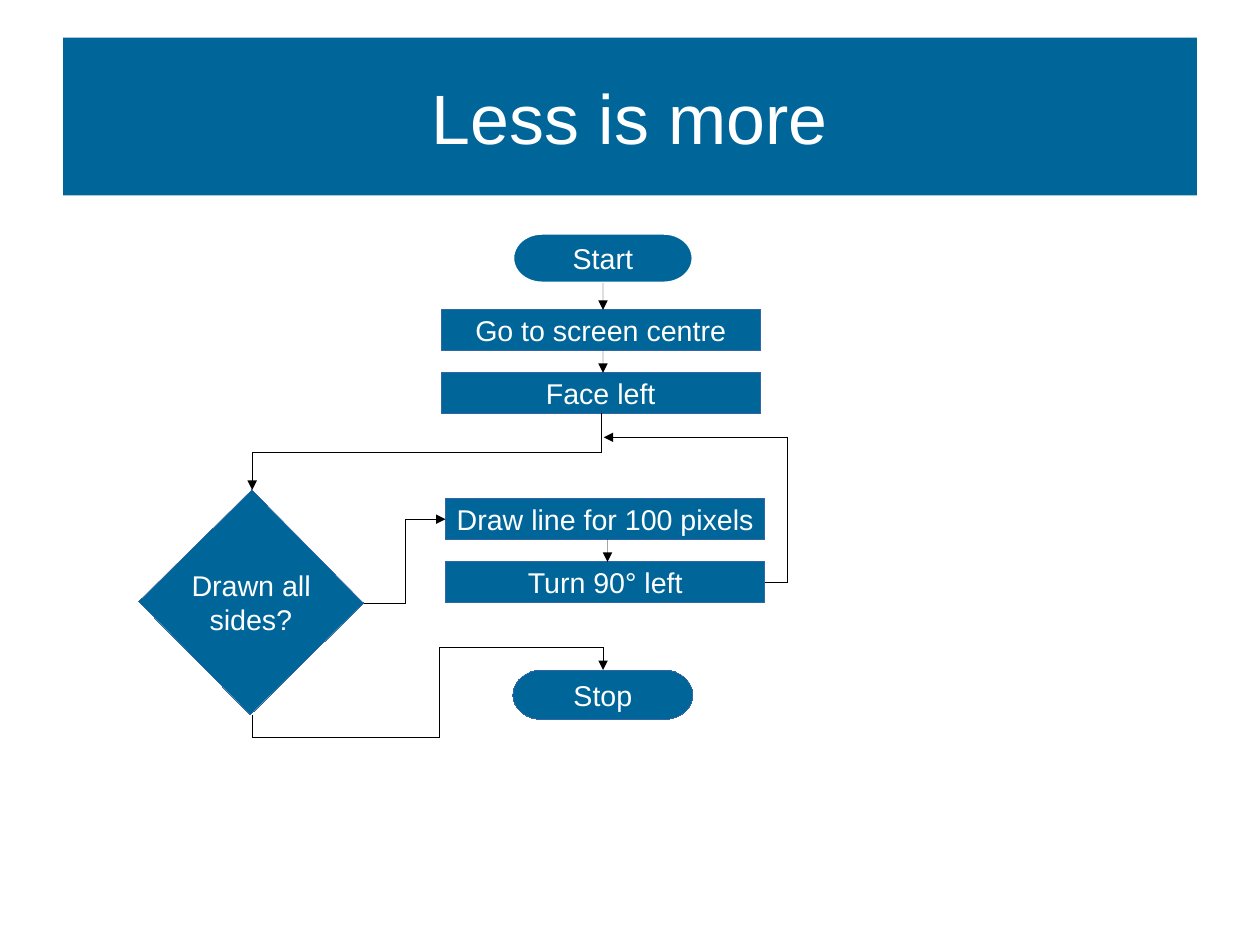
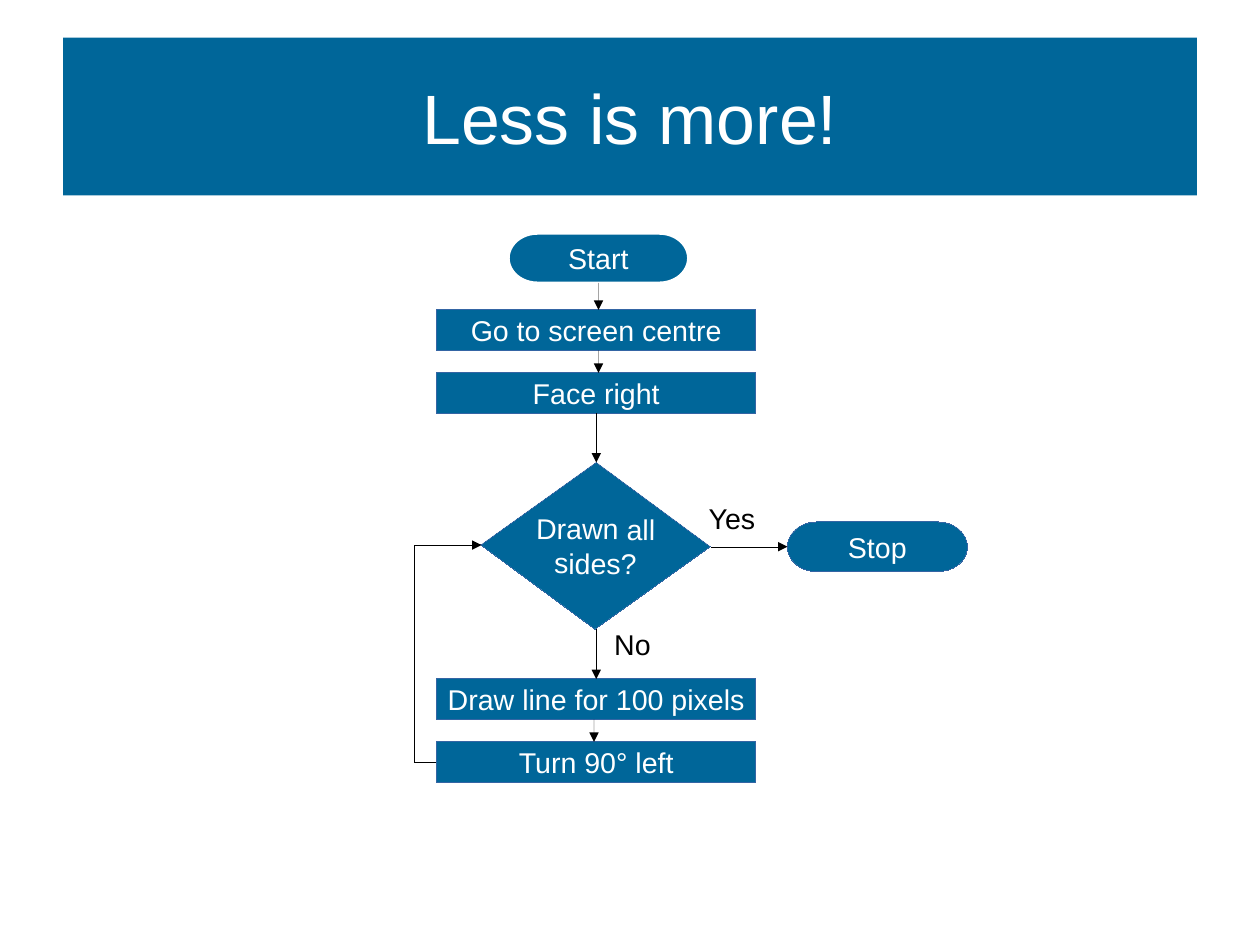
Before and after one commit to MarkGadsby/TeachingNotes, a slide deck: slide 12 of GeneralTextFiles/Markdown_BSC_Notes/Slides_HoneyCombe.odp. Drawn at 1260x945 pixels with LibreOffice and Linux fonts; fonts in the diff are those of the drawing; background and template pictures are left out. Boxes give left, top, right and bottom in pixels: in the first picture for what was removed or moved away, otherwise in the second. Text is boxed around its words. In the diff, an @@ line names an element or a change of style, - is before the commit and + after.

Commit message:
Added slides

```diff
--- a/GeneralTextFiles/Markdown_BSC_Notes/Slides_HoneyCombe.odp
+++ b/GeneralTextFiles/Markdown_BSC_Notes/Slides_HoneyCombe.odp
@@ title at [422, 93, 837, 145]: text changed @@
-Less is more
+Less is more!
@@ 2 rectangles, 2 arrows, 1 pill shape: place and size @@
-2 rectangles, 2 arrows, 1 pill shape at [441, 233, 760, 413]
+2 rectangles, 2 arrows, 1 pill shape at [437, 233, 756, 413]
@@ text in rectangle at [533, 383, 660, 410]: text changed @@
-Face left
+Face right
@@ elbow arrow removed from (601, 414) to (253, 491) @@
@@ elbow arrow added from (597, 414) to (597, 463), #000000 0 pt @@
@@ diamond "Drawn all": place and size @@
-diamond "Drawn all" at [138, 489, 364, 715]
+diamond "Drawn all" at [481, 461, 712, 630]
@@ text added at [709, 509, 756, 530], 18 pt, text #000000 @@
+Yes
@@ pill shape "Stop": place and size @@
-pill shape "Stop" at [513, 670, 693, 719]
+pill shape "Stop" at [788, 523, 967, 572]
@@ elbow arrow moved from (365, 604) - (446, 519) to (437, 763) - (481, 545) @@
@@ elbow arrow moved from (765, 582) - (604, 438) to (711, 547) - (788, 547) @@
@@ elbow arrow removed from (253, 715) to (604, 670) @@
@@ elbow arrow added from (597, 630) to (597, 679), #000000 0 pt @@
@@ text added at [614, 635, 650, 656], 18 pt, text #000000 @@
+No
@@ 2 rectangles, 1 arrow: place and size @@
-2 rectangles, 1 arrow at [446, 500, 765, 603]
+2 rectangles, 1 arrow at [437, 679, 756, 782]
```
Also in this commit, not shown: 2 other slides changed, 2 slides added, 2 slides removed, 1 other file.
